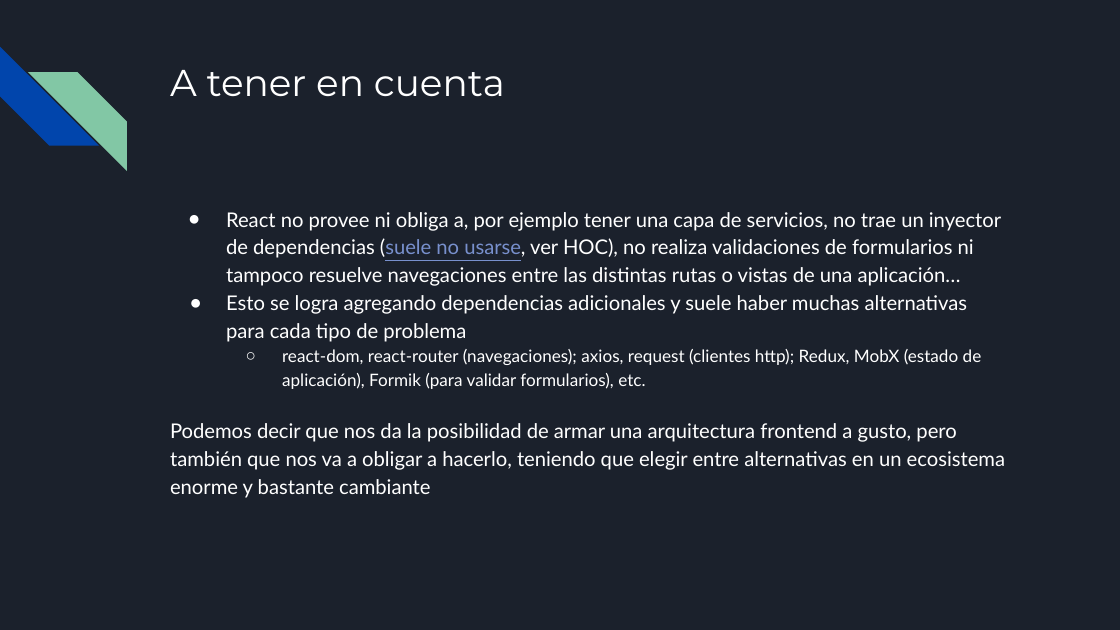
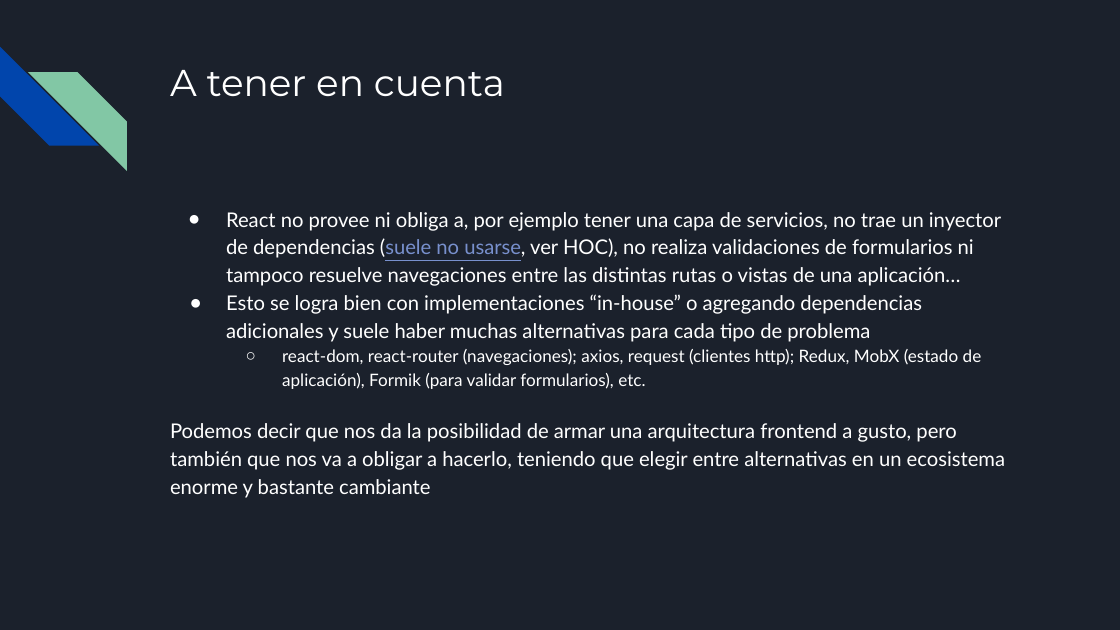
Before and after one commit to francisco-pinchentti/react-basics, a slide deck: slide 6 of docs/React I.odp. Drawn at 1120x630 pixels with LibreOffice and Linux fonts; fonts in the diff are those of the drawing. Boxes give left, top, right and bottom in pixels: in the first picture for what was removed or moved away, otherwise in the second. Text is boxed around its words. In the diff, an @@ line names an element or a change of style, - is before the commit and + after.

```diff
--- a/docs/React I.odp
+++ b/docs/React I.odp
@@ text at box(226, 294, 922, 342): text changed @@
-● Esto se logra agregando dependencias adicionales y suele haber muchas alternativas para cada tipo de problema
+● Esto se logra bien con implementaciones “in-house” o agregando dependencias adicionales y suele haber muchas alternativas para cada tipo de problema
```
Also in this commit, not shown: 5 other slides changed, 5 slides added, 1 slide removed, 10 other files.
